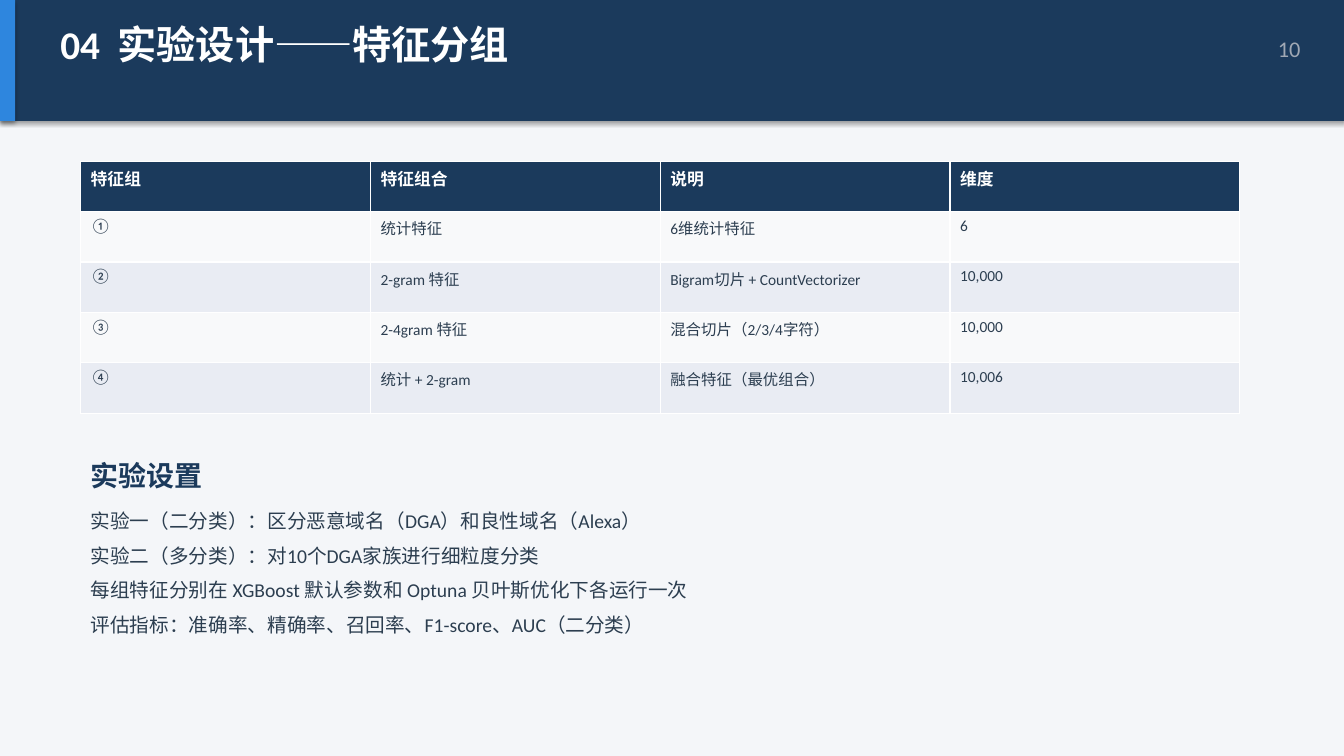
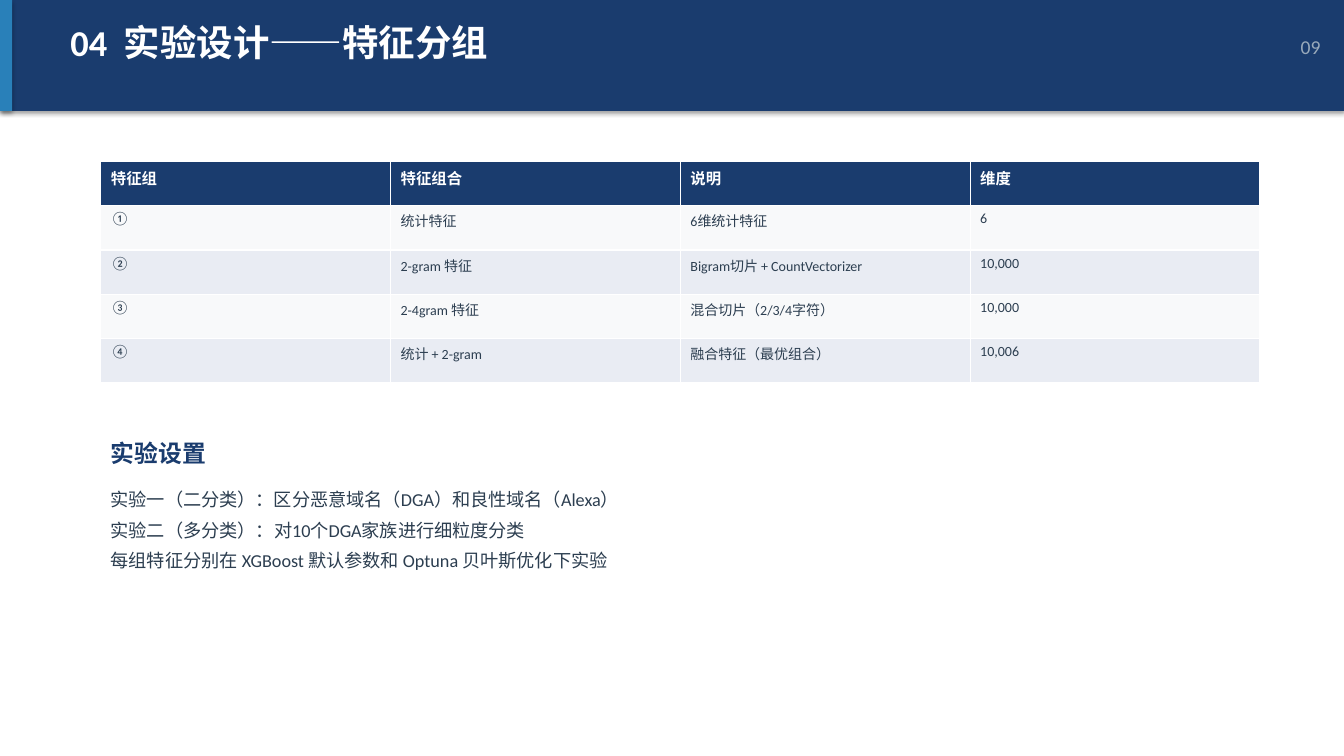
Before and after one commit to sweeete/Cloud-Security-Study, a slide deck: slide 9 of Graduation-Project/毕业答辩PPT.pptx. Drawn at 1344x756 pixels with LibreOffice and Linux fonts; fonts in the diff are those of the drawing. Boxes give left, top, right and bottom in pixels: in the first picture for what was removed or moved away, otherwise in the second. Text is boxed around its words. In the diff, an @@ line names an element or a change of style, - is before the commit and + after.

Commit message:
fix: 优化PPT排版，精确定位+统一格式
- 使用 inches 精确定位所有元素
- 深色封面 + 浅色正文配色方案
- 统一顶部标题栏 + 页码
- 卡片式 section_box 布局
- 表格交替行 + 高亮行
- section_box 函数统一管理卡片样式

```diff
--- a/Graduation-Project/毕业答辩PPT.pptx
+++ b/Graduation-Project/毕业答辩PPT.pptx
@@ background #F4F6F9 to #FFFFFF @@
@@ rectangle: place and size @@
-rectangle at (0, 0, 1344, 121)
+rectangle at (0, 0, 1344, 111)
@@ rectangle at (0, 0, 1344, 111): fill #1B3A5C to #1A3C6E @@
@@ rectangle: place and size @@
-rectangle at (0, 0, 15, 121)
+rectangle at (0, 0, 12, 111)
@@ rectangle at (0, 0, 12, 111): fill #2E86DE to #2980B9 @@
@@ text "04 实验设计——特征分组": place and size @@
-text "04 实验设计——特征分组" at (60, 25, 510, 63)
+text "04 实验设计——特征分组" at (70, 25, 488, 60)
@@ text "04 实验设计——特征分组" at (70, 25, 488, 60): size 28 to 26 pt @@
@@ text at (1301, 41, 1321, 54): text changed; size 16 to 14 pt; text colour #A0A8B4 to #99AABB @@
-10
+09
@@ table at (101, 161, 1262, 383) @@
@@ fill #1B3A5C to #1A3C6E in row 1 @@
@@ size 12 to 11 pt in "特征组", "特征组合", "说明", "维度" @@
@@ size 11 to 10 pt @@
@@ table: place and size @@
-table at (81, 161, 1242, 413)
+table at (101, 161, 1262, 383)
@@ text "实验设置": place and size @@
-text "实验设置" at (91, 462, 203, 489)
+text "实验设置" at (111, 441, 206, 464)
@@ text "实验设置" at (111, 441, 206, 464): size 20 to 17 pt, text colour #1B3A5C to #1A3C6E @@
@@ text "实验一（二分类）：区分恶意域名（DGA）和良性域名（Alexa）": place and size @@
-text "实验一（二分类）：区分恶意域名（DGA）和良性域名（Alexa）" at (91, 511, 687, 634)
+text "实验一（二分类）：区分恶意域名（DGA）和良性域名（Alexa）" at (111, 490, 619, 570)
@@ text at (111, 490, 619, 539): size 14 to 13 pt in "实验一（二分类）：区分恶意域名（DGA）和良性域名（Alexa）", "实验二（多分类）：对10个DGA家族进行细粒度分类"; less space between paragraphs @@
@@ text at (111, 551, 607, 570): text changed; size 14 to 13 pt @@
-每组特征分别在 XGBoost 默认参数和 Optuna 贝叶斯优化下各运行一次
-评估指标：准确率、精确率、召回率、F1-score、AUC（二分类）
+每组特征分别在 XGBoost 默认参数和 Optuna 贝叶斯优化下实验
```
Also in this commit, not shown: 14 other slides changed, 1 slide added, 1 slide removed, 1 other file.
